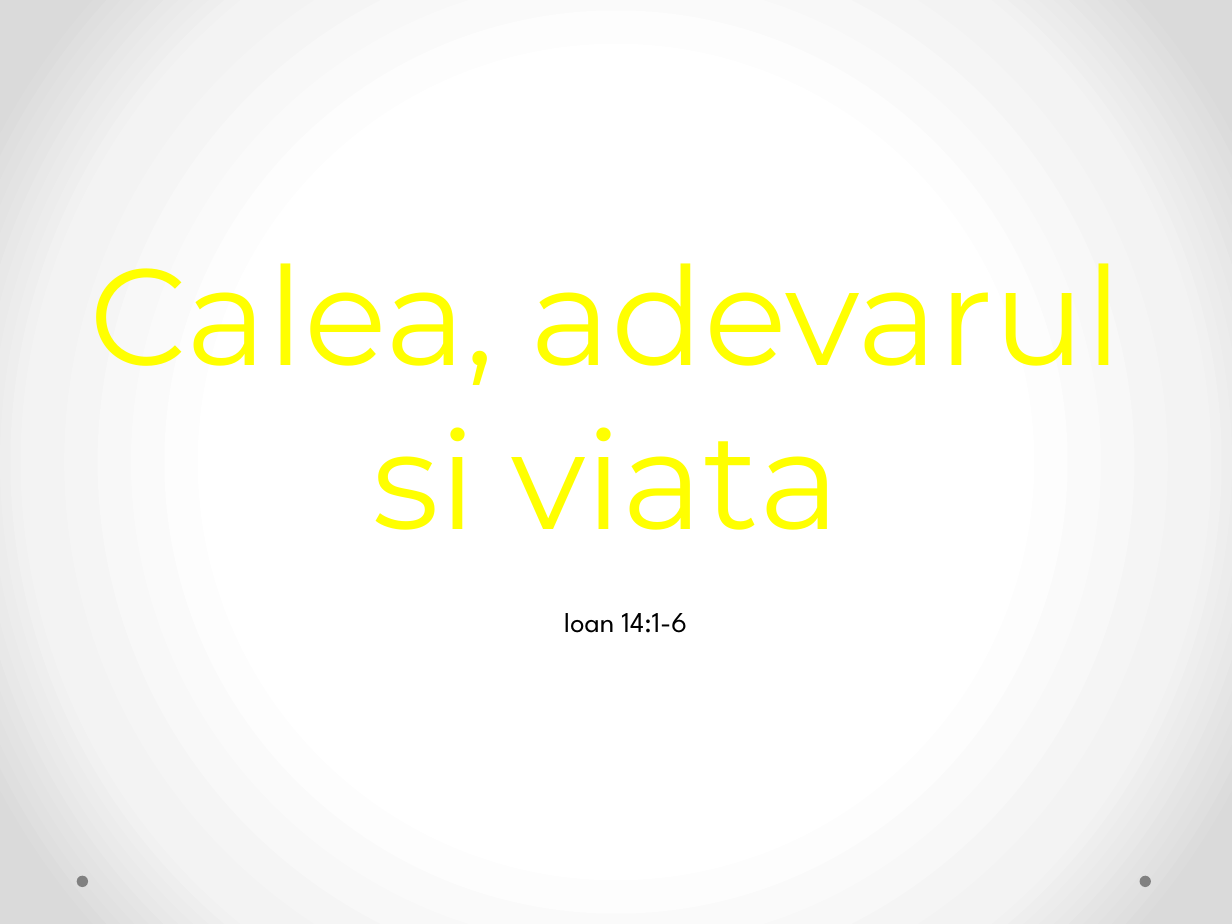
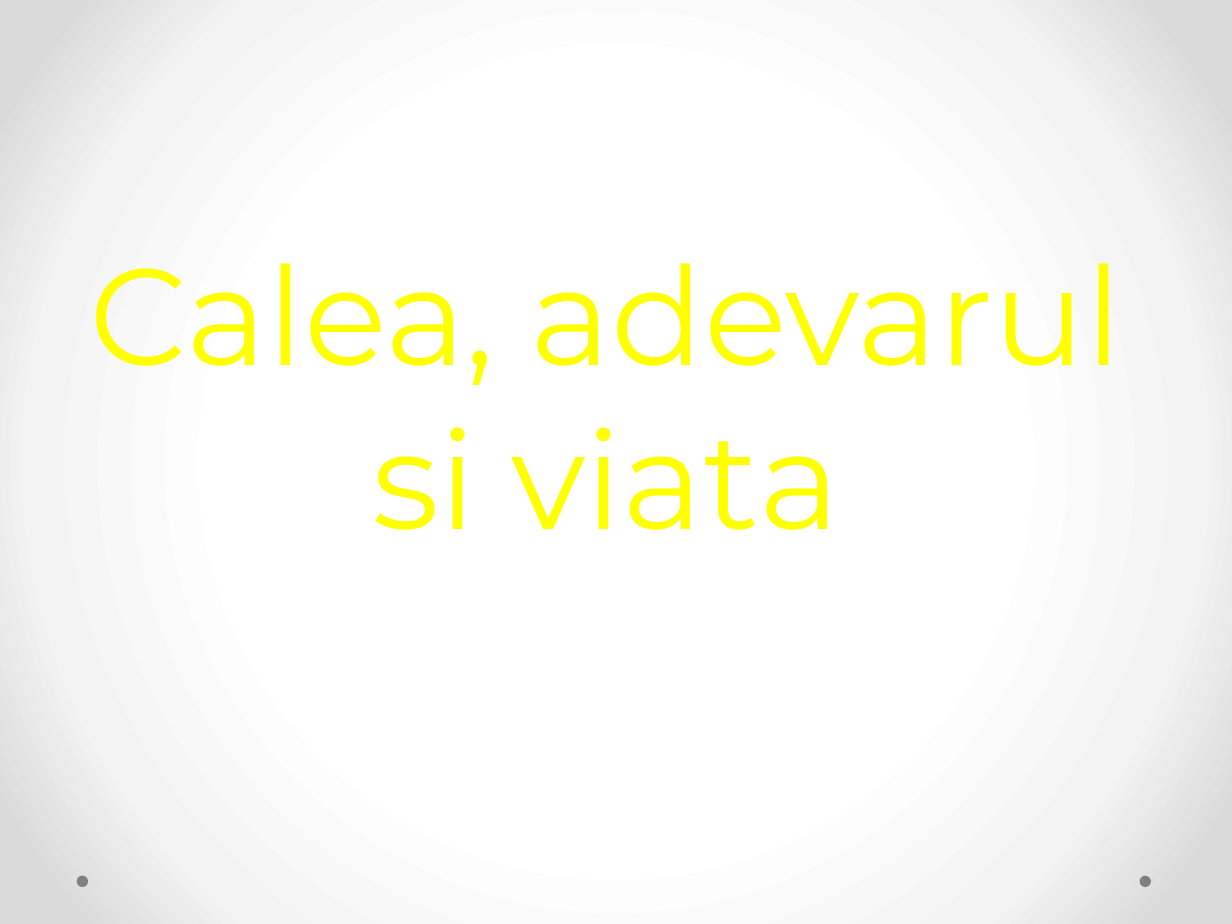
Before and after one commit to justmaxs/madsdad, a slide deck: slide 1 of TIneret.pptx. Drawn at 1232x924 pixels with LibreOffice and Linux fonts; fonts in the diff are those of the drawing. Boxes give left, top, right and bottom in pixels: in the first picture for what was removed or moved away, otherwise in the second. Text is boxed around its words. In the diff, an @@ line names an element or a change of style, - is before the commit and + after.

```diff
--- a/TIneret.pptx
+++ b/TIneret.pptx
@@ subtitle removed at <box>564,613,687,633</box> @@
-Ioan 14:1-6
```
